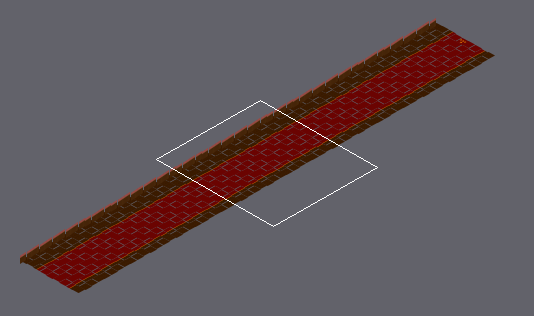
Two states of a Tiled map (JSON), assets/tiledmap/Levels/level7.json. The picture above shows the old version from afar; the outline marks the close-up.
Close-up. As it was:
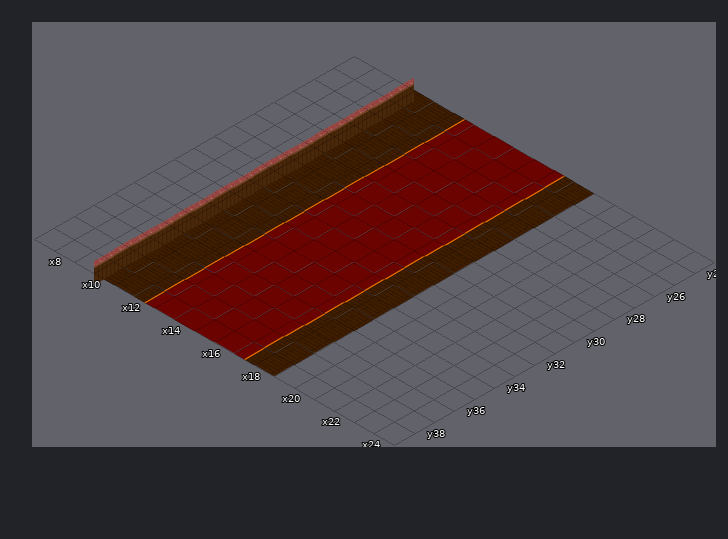
Cells are 182x104 px. Isometric: x runs down to the right, y down to the left. Shown: x 7..24, y 24..39. The commit also changed other parts of the map, which this record leaves out.
After the commit:
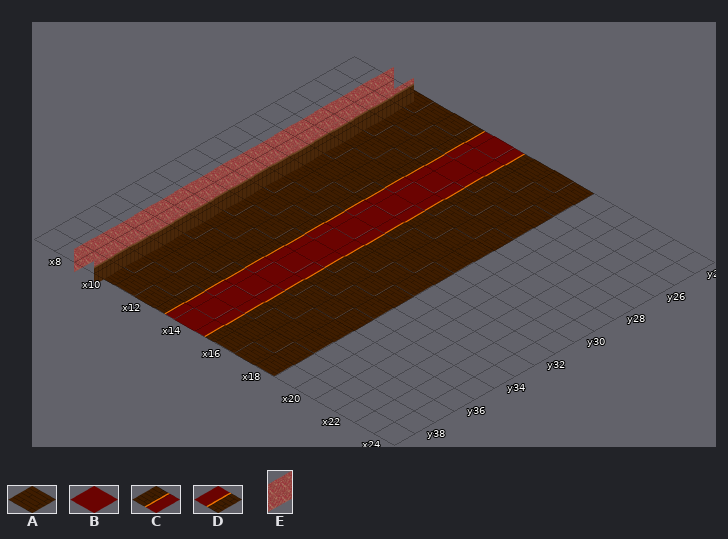
Key: from "floor": A 0, B 1, C 4, D 8; from "wall": E 3 flipped left-right.
_ is an empty cell.
Diff:
{"where": "layer \"floor\""}
{"y":24,"x":12,"old":"CB","new":"AC"}
{"y":24,"x":15,"old":"BBD","new":"DAA"}
{"y":25,"x":12,"old":"CB","new":"AC"}
{"y":25,"x":15,"old":"BBD","new":"DAA"}
{"y":26,"x":12,"old":"CB","new":"AC"}
{"y":26,"x":15,"old":"BBD","new":"DAA"}
{"y":27,"x":12,"old":"CB","new":"AC"}
{"y":27,"x":15,"old":"BBD","new":"DAA"}
{"y":28,"x":12,"old":"CB","new":"AC"}
{"y":28,"x":15,"old":"BBD","new":"DAA"}
{"y":29,"x":12,"old":"CB","new":"AC"}
{"y":29,"x":15,"old":"BBD","new":"DAA"}
{"y":30,"x":12,"old":"CB","new":"AC"}
{"y":30,"x":15,"old":"BBD","new":"DAA"}
{"y":31,"x":12,"old":"CB","new":"AC"}
{"y":31,"x":15,"old":"BBD","new":"DAA"}
{"y":32,"x":12,"old":"CB","new":"AC"}
{"y":32,"x":15,"old":"BBD","new":"DAA"}
{"y":33,"x":12,"old":"CB","new":"AC"}
{"y":33,"x":15,"old":"BBD","new":"DAA"}
{"y":34,"x":12,"old":"CB","new":"AC"}
{"y":34,"x":15,"old":"BBD","new":"DAA"}
{"y":35,"x":12,"old":"CB","new":"AC"}
{"y":35,"x":15,"old":"BBD","new":"DAA"}
{"y":36,"x":12,"old":"CB","new":"AC"}
{"y":36,"x":15,"old":"BBD","new":"DAA"}
{"y":37,"x":12,"old":"CB","new":"AC"}
{"y":37,"x":15,"old":"BBD","new":"DAA"}
{"y":38,"x":12,"old":"CB","new":"AC"}
{"y":38,"x":15,"old":"BBD","new":"DAA"}
{"y":39,"x":12,"old":"CB","new":"AC"}
{"y":39,"x":15,"old":"BBD","new":"DAA"}
{"where": "layer \"wall\""}
{"y":24,"x":9,"old":"_","new":"E"}
{"y":25,"x":9,"old":"_","new":"E"}
{"y":26,"x":9,"old":"_","new":"E"}
{"y":27,"x":9,"old":"_","new":"E"}
{"y":28,"x":9,"old":"_","new":"E"}
{"y":29,"x":9,"old":"_","new":"E"}
{"y":30,"x":9,"old":"_","new":"E"}
{"y":31,"x":9,"old":"_","new":"E"}
{"y":32,"x":9,"old":"_","new":"E"}
{"y":33,"x":9,"old":"_","new":"E"}
{"y":34,"x":9,"old":"_","new":"E"}
{"y":35,"x":9,"old":"_","new":"E"}
{"y":36,"x":9,"old":"_","new":"E"}
{"y":37,"x":9,"old":"_","new":"E"}
{"y":38,"x":9,"old":"_","new":"E"}
{"y":39,"x":9,"old":"_","new":"E"}
{"label":"changed","picture_box":[74,67,565,360]}
